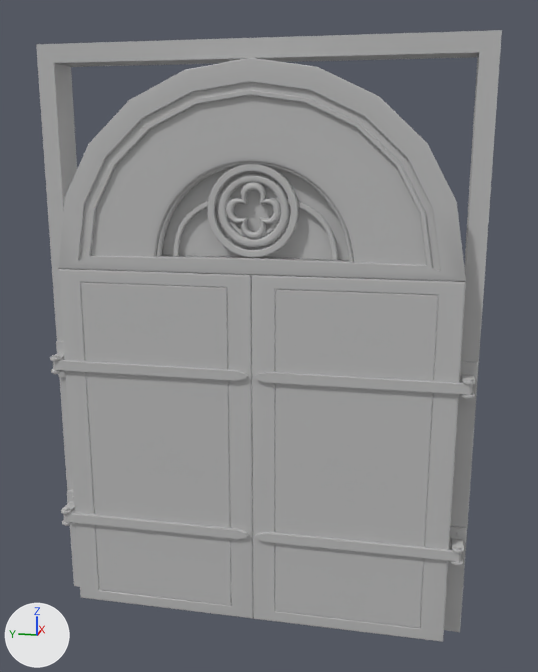
A saved change to the FBX model Assets/Model/New Props/Door/Door_R.fbx.
The view is the same before and after, from a camera (50 mm lens) standing at (-4.07, 0.35, 2.79) and looking at (0.06, 1.18, 1.75). The axes (+X, +Y, +Z) are drawn at lower left. The lights are the same throughout. Where no turn or scale is listed for an object, it has been applied to the vertices.

Script lines for the objects in view, before the commit:
```python
ob_door_l_high = bpy.data.objects.new('Door_L_high', me_mesh_002)
ob_door_l_high.location = (-0.062, 2.384, 1.069)
ob_door_r_high = bpy.data.objects.new('Door_R_high', me_mesh_001)
ob_door_r_high.location = (-0.062, 0.101, 1.069)
ob_frame_inner_1_high = bpy.data.objects.new('Frame_Inner_1_high', me_mesh_006)
ob_frame_inner_1_high.location = (-0.063, 1.243, 2.479)
ob_frame_inner_2_high = bpy.data.objects.new('Frame_Inner_2_high', me_mesh_007)
ob_frame_inner_2_high.location = (-0.057, 1.242, 2.326)
ob_frame_inner_border_2_high = bpy.data.objects.new('Frame_Inner_Border_2_high', me_mesh_011)
ob_frame_inner_border_2_high.location = (-0.059, 1.243, 2.194)
ob_frame_inner_fill_high = bpy.data.objects.new('Frame_Inner_Fill_high', me_mesh_012)
ob_frame_inner_fill_high.location = (-0.018, 1.243, 2.194)
ob_frame_outer_high = bpy.data.objects.new('Frame_Outer_high', me_mesh_005)
ob_frame_outer_high.location = (-0.048, 1.243, 2.698)
ob_polysurface96 = bpy.data.objects.new('polySurface96', me_mesh_003)
ob_polysurface96.location = (0.043, 3.433, 0.0)
ob_polysurface99 = bpy.data.objects.new('polySurface99', me_mesh_004)
ob_polysurface99.location = (0.0, 0.0, 0.0)
# also in view: 'Frame_Inner_Border_1_high' at (-0.05, 1.24, 2.7); 'Frame_Motif_1_high' at (-0.05, 1.24, 2.48); 'DoorFrame_high' at (0.1, 1.24, 1.69); 'Frame_Motif_2_high' at (-0.05, 1.24, 2.48)
```
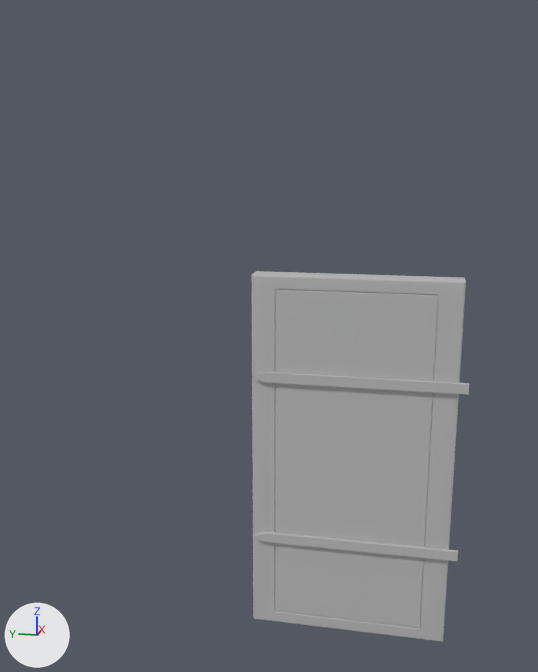
Where the newer file only moved an object's origin or applied its transform, the numbers keep the older frame.

Changed parts and their boxes [x1, y1, x2, y2] in the pictures (538 x 672 px):
```json
{"object": "Door_L_high", "change": "deleted", "before": [55, 269, 253, 618]}
{"object": "Frame_Inner_Border_1_high", "change": "deleted", "before": [91, 95, 427, 265]}
{"object": "Frame_Outer_high", "change": "deleted", "before": [58, 58, 466, 282]}
{"object": "DoorFrame_high", "change": "deleted", "before": [36, 30, 502, 632]}
{"object": "Frame_Inner_Fill_high", "change": "deleted", "before": [162, 166, 350, 260]}
{"object": "Frame_Inner_1_high", "change": "deleted", "before": [208, 164, 298, 257]}
{"object": "Frame_Motif_1_high", "change": "deleted", "before": [218, 174, 290, 247]}
{"object": "Frame_Motif_2_high", "change": "deleted", "before": [226, 182, 281, 240]}
{"object": "polySurface96", "change": "deleted", "before": [448, 362, 478, 566]}
{"object": "Frame_Inner_Border_2_high", "change": "deleted", "before": [156, 162, 354, 262]}
{"object": "Frame_Inner_2_high", "change": "deleted", "before": [173, 197, 338, 261]}
{"object": "polySurface99", "change": "deleted", "before": [50, 341, 76, 526]}
```

Edits to the scene script, one JSON object a line:
```json
{"op": "remove", "block": "ob_frame_inner_fill_high", "code": ["ob_frame_inner_fill_high = bpy.data.objects.new('Frame_Inner_Fill_high', me_mesh_012)", "ob_frame_inner_fill_high.location = (-0.018, 1.243, 2.194)"]}
{"op": "remove", "block": "ob_frame_outer_high", "code": ["ob_frame_outer_high = bpy.data.objects.new('Frame_Outer_high', me_mesh_005)", "ob_frame_outer_high.location = (-0.048, 1.243, 2.698)"]}
{"op": "remove", "block": "ob_frame_inner_2_high", "code": ["ob_frame_inner_2_high = bpy.data.objects.new('Frame_Inner_2_high', me_mesh_007)", "ob_frame_inner_2_high.location = (-0.057, 1.242, 2.326)"]}
{"op": "remove", "block": "ob_door_l_high", "code": ["ob_door_l_high = bpy.data.objects.new('Door_L_high', me_mesh_002)", "ob_door_l_high.location = (-0.062, 2.384, 1.069)"]}
{"op": "remove", "block": "ob_frame_inner_1_high", "code": ["ob_frame_inner_1_high = bpy.data.objects.new('Frame_Inner_1_high', me_mesh_006)", "ob_frame_inner_1_high.location = (-0.063, 1.243, 2.479)"]}
{"op": "remove", "block": "ob_polysurface96", "code": ["ob_polysurface96 = bpy.data.objects.new('polySurface96', me_mesh_003)", "ob_polysurface96.location = (0.043, 3.433, 0.0)"]}
{"op": "remove", "block": "ob_frame_inner_border_2_high", "code": ["ob_frame_inner_border_2_high = bpy.data.objects.new('Frame_Inner_Border_2_high', me_mesh_011)", "ob_frame_inner_border_2_high.location = (-0.059, 1.243, 2.194)"]}
{"op": "remove", "block": "ob_polysurface99", "code": ["ob_polysurface99 = bpy.data.objects.new('polySurface99', me_mesh_004)", "ob_polysurface99.location = (0.0, 0.0, 0.0)"]}
{"op": "remove", "block": "ob_frame_motif_2_high", "code": ["ob_frame_motif_2_high = bpy.data.objects.new('Frame_Motif_2_high', me_mesh_009)", "ob_frame_motif_2_high.location = (-0.051, 1.241, 2.478)"]}
{"op": "remove", "block": "ob_frame_inner_border_1_high", "code": ["ob_frame_inner_border_1_high = bpy.data.objects.new('Frame_Inner_Border_1_high', me_mesh_010)", "ob_frame_inner_border_1_high.location = (-0.109, 1.243, 2.186)"]}
{"op": "remove", "block": "ob_frame_motif_1_high", "code": ["ob_frame_motif_1_high = bpy.data.objects.new('Frame_Motif_1_high', me_mesh_008)", "ob_frame_motif_1_high.location = (-0.049, 1.242, 2.479)"]}
{"op": "remove", "block": "ob_doorframe_high", "code": ["ob_doorframe_high = bpy.data.objects.new('DoorFrame_high', me_mesh)", "ob_doorframe_high.location = (0.104, 1.243, 0.0)"]}
```
